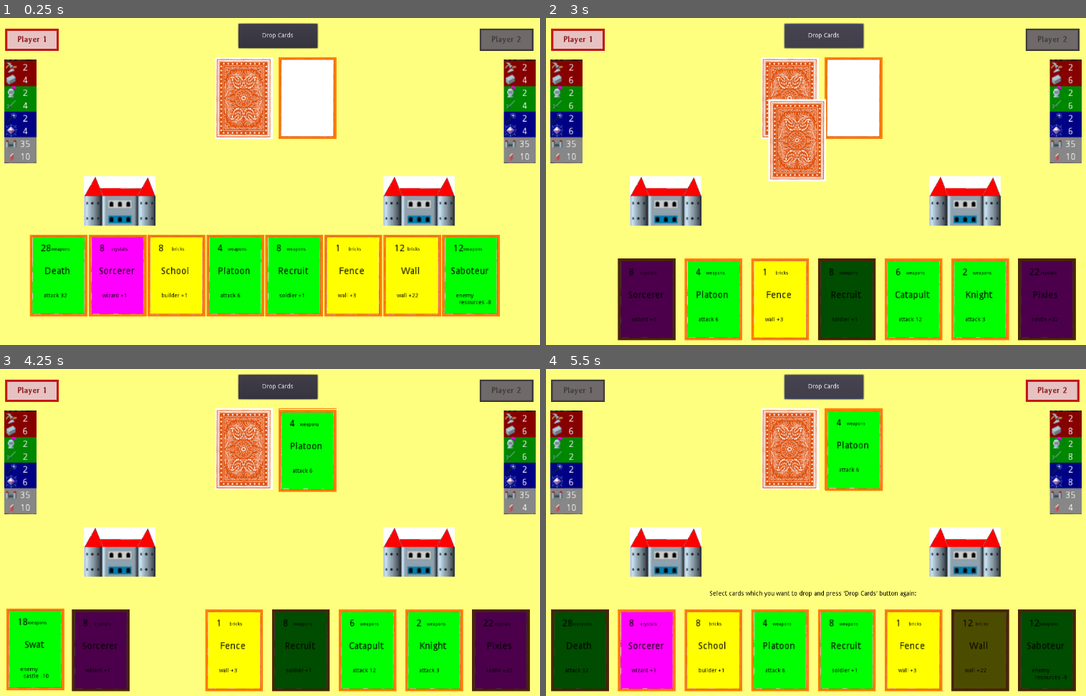
Above: before the commit, frames 1-4 (two rows, left to right).
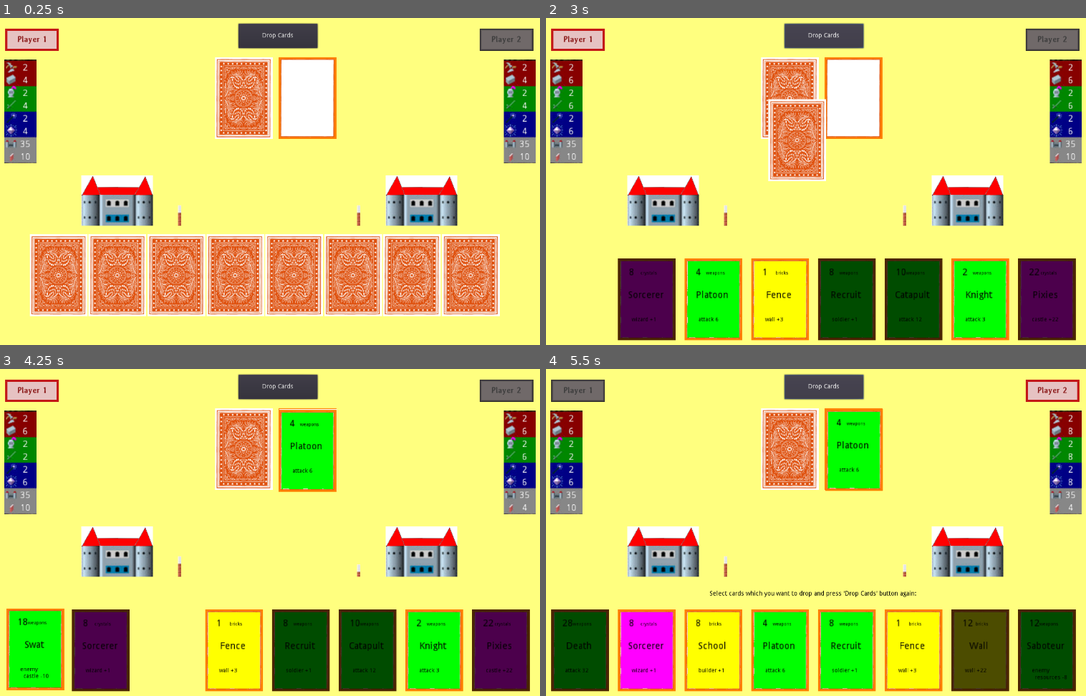
Above: after the commit, the same moments.

Repository: applemangames/CastleWars
Game: Godot game, scene res://Scenes/Game.tscn
The game is run twice, just before and just after one commit, with the same random seed, the same clock (stepped at 60 frames per second) and the same inputs.
Inputs (mouse positions are in pixels of both pictures, inside the frame that each line leads up to):
- Up to frame 1 (0.25 s): no input
- Up to frame 2 (3 s): click (583, 295) at 0.52 s; click "Drop Cards" at 1.25 s; click (578, 299) at 2.02 s; click "Drop Cards" at 2.75 s
- Up to frame 3 (4.25 s): click (167, 650) at 3.52 s
- Up to frame 4 (5.5 s): click "Drop Cards" at 4.25 s

The runs differ from the first frame. In frame 1, 24% of the frame differs, in the area x 5-93%, y 48-92%; in frame 2, 5.2%; in frame 3, 5.2%; in frame 4, 2.5%.

Commit message:
added moving wall and castle

Diff:
--- a/Scenes/Card.tscn
+++ b/Scenes/Card.tscn
@@ -24,6 +24,7 @@
 script = ExtResource( 1 )
 
 [node name="Front" type="Sprite" parent="."]
+visible = false
 position = Vector2( 0.103394, 0.191719 )
 scale = Vector2( 0.75, 0.75 )
 texture = ExtResource( 2 )
@@ -94,7 +95,6 @@
 shortcut_in_tooltip = false
 
 [node name="Back" type="Sprite" parent="."]
-visible = false
 scale = Vector2( 0.75, 0.75 )
 texture = ExtResource( 3 )
 centered = false
--- a/Scenes/Player.tscn
+++ b/Scenes/Player.tscn
@@ -1,11 +1,12 @@
-[gd_scene load_steps=10 format=2]
+[gd_scene load_steps=11 format=2]
 
 [ext_resource path="res://Scripts/Cards.gd" type="Script" id=1]
 [ext_resource path="res://Scenes/Status.tscn" type="PackedScene" id=2]
 [ext_resource path="res://Scripts/Status.gd" type="Script" id=3]
 [ext_resource path="res://Images/tower1.png" type="Texture" id=4]
-[ext_resource path="res://Images/background.png" type="Texture" id=5]
-[ext_resource path="res://Fonts/Averia-Bold.ttf" type="DynamicFontData" id=6]
+[ext_resource path="res://Images/wall1.png" type="Texture" id=5]
+[ext_resource path="res://Images/background.png" type="Texture" id=6]
+[ext_resource path="res://Fonts/Averia-Bold.ttf" type="DynamicFontData" id=7]
 
 [sub_resource type="StyleBoxFlat" id=1]
 content_margin_top = 13.0
@@ -43,15 +44,19 @@
 margin_right = 889.0
 margin_bottom = 686.726
 
-[node name="Tower" type="Sprite" parent="."]
-position = Vector2( 305.751, 482.171 )
+[node name="Castle" type="Sprite" parent="."]
+position = Vector2( 300, 550 )
 scale = Vector2( 0.542965, 0.49362 )
 texture = ExtResource( 4 )
+
+[node name="Wall" type="Sprite" parent="."]
+position = Vector2( 440, 530 )
+texture = ExtResource( 5 )
 
 [node name="background" type="Sprite" parent="."]
 position = Vector2( 545.75, 869.01 )
 scale = Vector2( 1.5, 1 )
-texture = ExtResource( 5 )
+texture = ExtResource( 6 )
 
 [node name="NameActive" type="Label" parent="."]
 visible = false
--- a/Scripts/Player.gd
+++ b/Scripts/Player.gd
@@ -10,15 +10,27 @@
 func _ready():
     get_node("NameActive").text = NAME
     get_node("NameDeactive").text = NAME
+    move("Castle", float(find_node("TowerSize").text))
+    move("Wall", float(find_node("WallSize").text))
+
     if name == "Player2":
         change_name_start_position("NameActive")
         change_name_start_position("NameDeactive")
         change_tower_start_position()
+        change_wall_start_position()
         change_status_start_position()
 
 
 func change_tower_start_position():
-    var node = get_node("Tower")
+    var node = get_node("Castle")
+    var width = node.texture.get_width()
+    var window_width = get_viewport().get_texture().get_width()
+    node.position.x = window_width - (node.position.x + (position.x*2))
+    node.position.y = node.position.y
+
+
+func change_wall_start_position():
+    var node = get_node("Wall")
     var width = node.texture.get_width()
     var window_width = get_viewport().get_texture().get_width()
     node.position.x = window_width - (node.position.x + (position.x*2))
@@ -49,3 +61,16 @@
 func deactive():
     get_node("NameActive").visible = false
     get_node("NameDeactive").visible = true
+
+
+func move(type, value):
+    self.get_node(type).position.y -= float(value) * get_cons(type)
+
+
+func get_cons(type):
+    if type == "Castle":
+        return 2.0
+    elif type == "Wall":
+        return 3.0
+    else:
+        return
--- a/Scripts/Status.gd
+++ b/Scripts/Status.gd
@@ -56,8 +56,17 @@
     var result = int(node.text) + effect
     if result > 0:
         node.text = str(result)
+        take_moving_effect(get_player(enemy), target, effect)
     else:
         node.text = "0"
+        take_moving_effect(get_player(enemy), target, effect + result)
+
+
+func take_moving_effect(player, target, value):
+    if target == "TowerSize":
+        player.move("Castle", value)
+    elif target == "WallSize":
+        player.move("Wall", value)
 
 
 func make_attack(attack_size: int):
@@ -70,7 +79,7 @@
             take_effect("WallSize", -attack_size, true)
         else:
             take_effect("TowerSize", -(attack_size - wall_size), true)
-            wall.text = "0"
+            take_effect("WallSize", -wall_size, true)
     else:
         take_effect("TowerSize", -attack_size, true)
 
Not shown, changed: Configs/cards.txt
Not shown, added: Images/wall.png.import
Binary file added: Images/wall1.png
Not shown, added: Images/wall1.png.import
Binary file added: Images/wall2.png
Not shown, added: Images/wall2.png.import
Not shown: 1 places in Scenes/Player.tscn that only renumber resources
Not shown, changed: TODO
